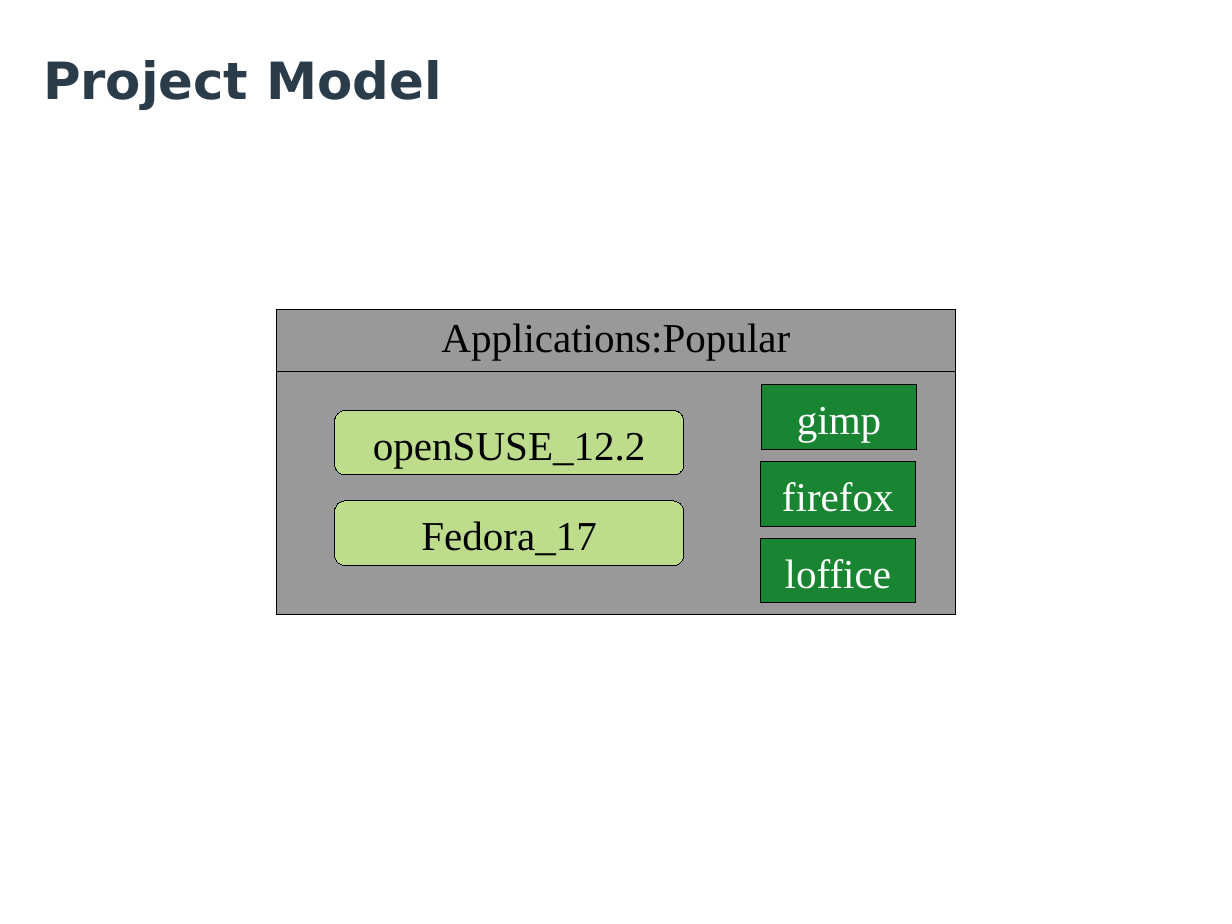
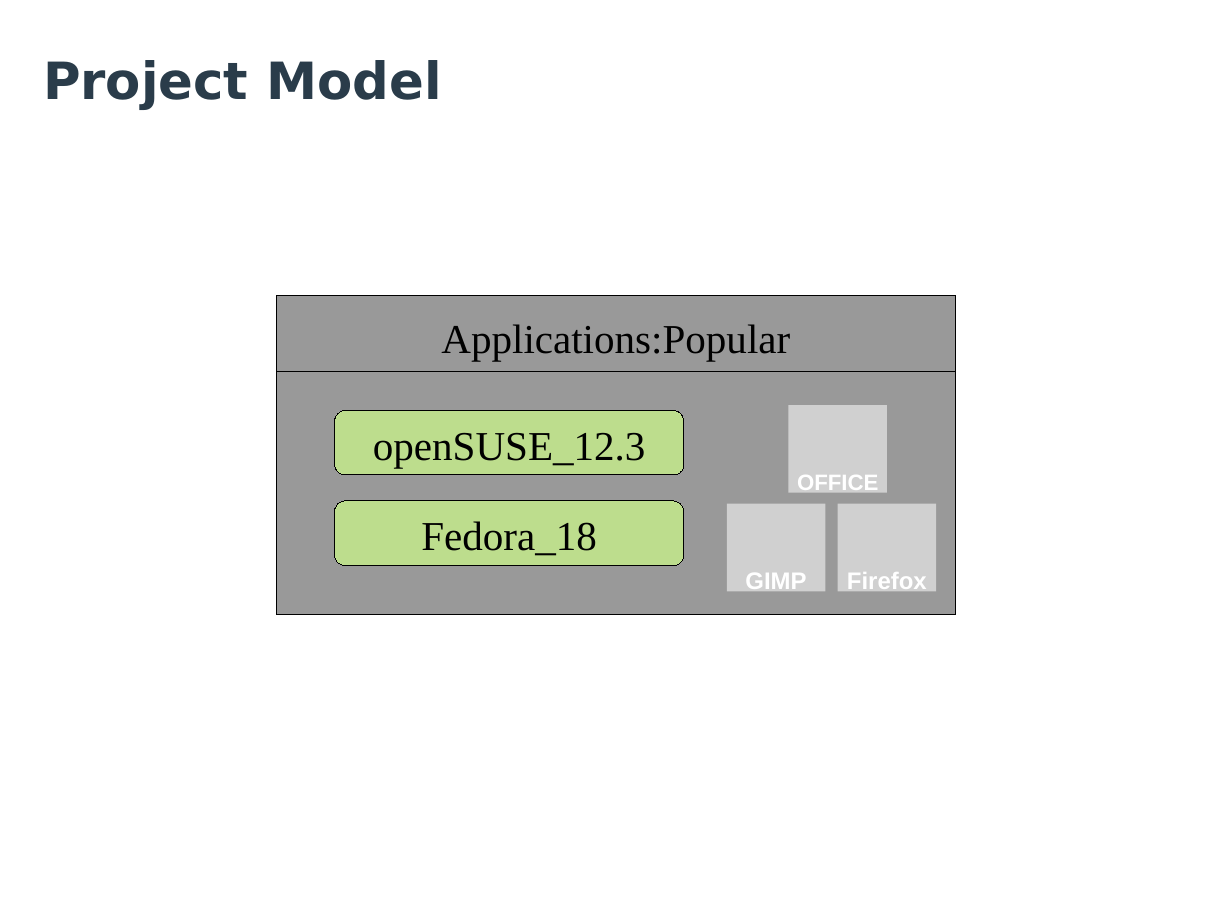
Before and after one commit to openSUSE/obs-landing, a slide deck: slide 22 of files/talks/OBS-Facts-Features-Future.odp (slide 20 before the commit). Drawn at 1232x924 pixels with LibreOffice and Linux fonts; fonts in the diff are those of the drawing; grey boxes stand for pictures; background and template pictures are left out. Boxes give left, top, right and bottom in pixels: in the first picture for what was removed or moved away, otherwise in the second. Text is boxed around its words. In the diff, an @@ line names an element or a change of style, - is before the commit and + after.

```diff
--- a/files/talks/OBS-Facts-Features-Future.odp
+++ b/files/talks/OBS-Facts-Features-Future.odp
@@ rectangle "Applications:Popular" resized from (x1=276, y1=309, x2=955, y2=615) to (x1=276, y1=296, x2=955, y2=615) @@
@@ rectangle removed at (x1=761, y1=384, x2=917, y2=450) @@
-gimp
@@ picture added at (x1=788, y1=405, x2=887, y2=493), 13 pt, text #FFFFFF, bold @@
+OFFICE
@@ text in rounded rectangle at (x1=373, y1=433, x2=646, y2=468): text changed @@
-openSUSE_12.2
+openSUSE_12.3
@@ rectangle removed at (x1=760, y1=462, x2=915, y2=527) @@
-firefox
@@ picture added at (x1=727, y1=504, x2=825, y2=591), 14 pt, text #FFFFFF, bold @@
+GIMP
@@ picture added at (x1=838, y1=504, x2=936, y2=591), 14 pt, text #FFFFFF, bold @@
+Firefox
@@ text in rounded rectangle at (x1=421, y1=521, x2=597, y2=556): text changed @@
-Fedora_17
+Fedora_18
@@ rectangle removed at (x1=760, y1=538, x2=915, y2=604) @@
-loffice
```
Also in this commit, not shown: 12 other slides changed, 5 slides added, 4 slides removed, 1 other file.
